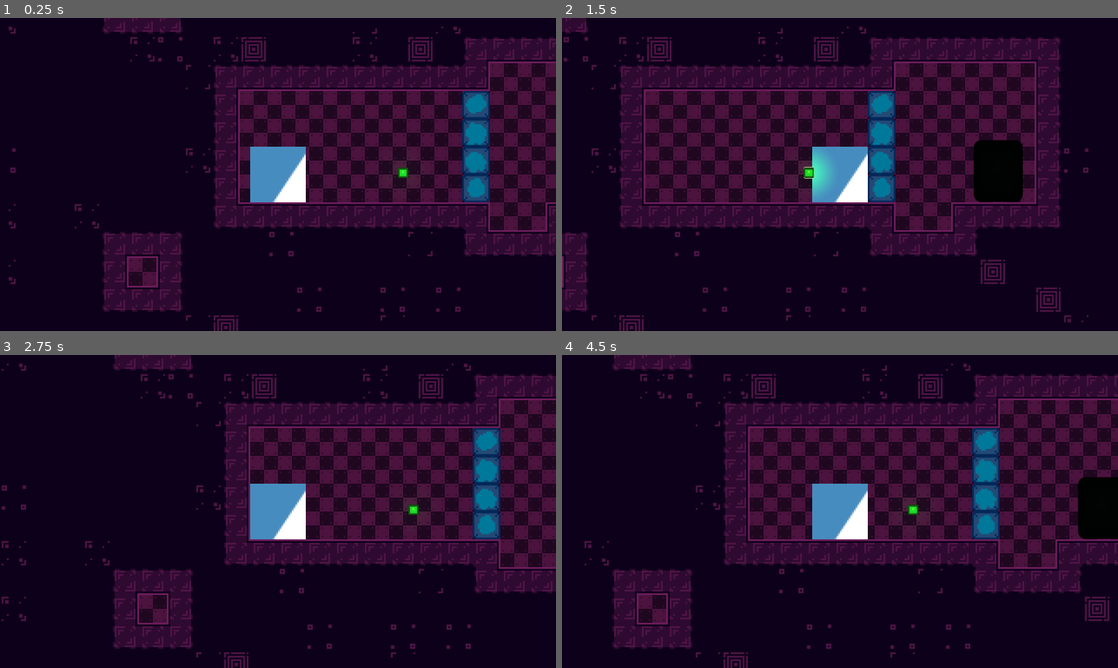
Above: before the commit, frames 1-4 (two rows, left to right).
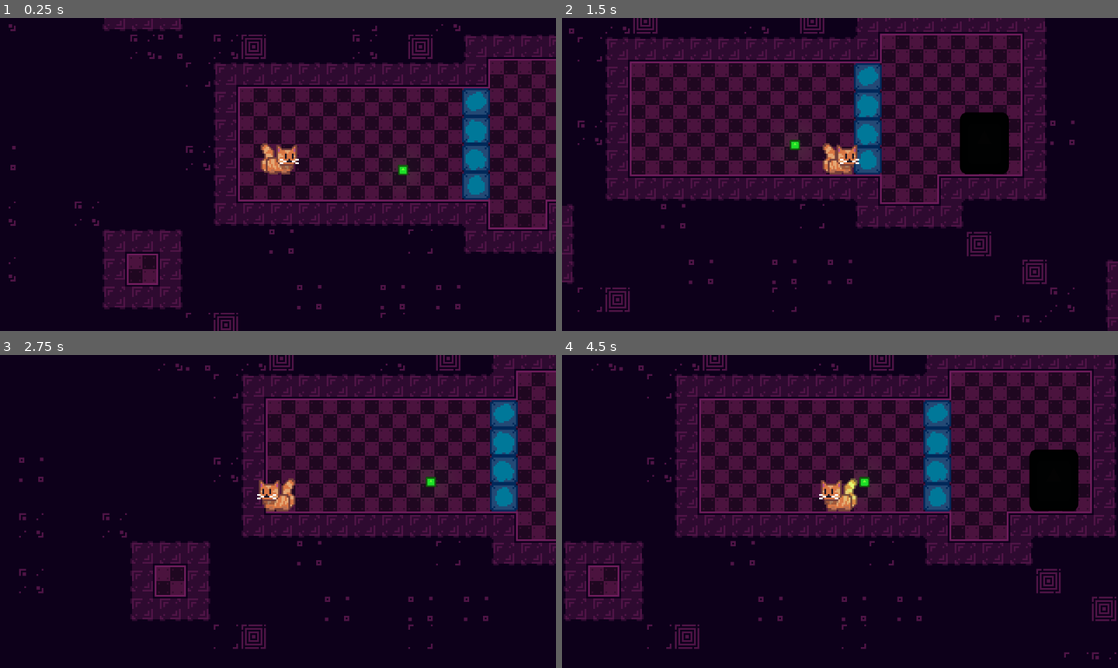
Above: after the commit, the same moments.

Repository: Renan-G-projec/Termformer
Game: Godot game, scene res://scenes/level1.tscn
The game is run twice, just before and just after one commit, with the same random seed, the same clock (stepped at 60 frames per second) and the same inputs. The engine's default icon, where the game draws it, is replaced by a stand-in: a white triangle on a blue panel in a dark square.
Inputs (mouse positions are in pixels of both pictures, inside the frame that each line leads up to):
- Up to frame 1 (0.25 s): no input
- Up to frame 2 (1.5 s): tap Enter at 0.5 s; move the mouse to (962, 158) at 0.52 s; hold Right (go_right) from 0.53 s (still down); tap E (interact) at 0.6 s; click (962, 158) at 0.67 s; tap Space (jump) at 0.77 s; move the mouse to (728, 190) at 1.27 s; tap Alt at 1.35 s
- Up to frame 3 (2.75 s): tap Space (jump) at 1.52 s; move the mouse to (333, 442) at 2.02 s; release Right (go_right) at 2.03 s; hold Left (go_left) from 2.03 s (still down); tap Shift at 2.1 s
- Up to frame 4 (4.5 s): move the mouse to (812, 574) at 2.77 s; release Left (go_left) at 2.78 s; hold Right (go_right) 2.78-4.28 s; tap E (interact) at 2.85 s; click (812, 574) at 2.92 s; tap Space (jump) at 3.02, 3.77 s; move the mouse to (1006, 558) at 3.52 s; tap Alt at 3.6 s; move the mouse to (673, 464) at 4.27 s; hold Left (go_left) from 4.28 s (still down); tap Shift at 4.35 s

The runs differ from the first frame. In frame 1, 12% of the frame differs, in the area x 1-100%, y 0-100%; in frame 2, 47%, in the area x 0-100%, y 0-100%; in frame 3, 36%; in frame 4, 42%.

Commit message:
feat: Added cat basic sprites. AMDG

Diff:
--- a/scenes/door.tscn
+++ b/scenes/door.tscn
@@ -7,6 +7,7 @@
 size = Vector2(64, 66)
 
 [node name="Door" type="Node2D" unique_id=414273485]
+position = Vector2(0, 1)
 script = ExtResource("1_uvdjg")
 
 [node name="Sprite" type="Sprite2D" parent="." unique_id=1674458429]
--- a/scenes/player.tscn
+++ b/scenes/player.tscn
@@ -1,34 +1,108 @@
 [gd_scene format=3 uid="uid://bqjpqbdcyk853"]
 
-[ext_resource type="Texture2D" uid="uid://bo7ob0wn1xe4u" path="res://icon.svg" id="1_3vyb7"]
 [ext_resource type="Script" uid="uid://b31gr042612tu" path="res://scripts/player.gd" id="1_g2els"]
+[ext_resource type="Texture2D" uid="uid://b0ywm6742incg" path="res://sprites/Cat.png" id="2_g2els"]
+
+[sub_resource type="AtlasTexture" id="AtlasTexture_qhqgy"]
+atlas = ExtResource("2_g2els")
+region = Rect2(0, 0, 24, 22)
+
+[sub_resource type="AtlasTexture" id="AtlasTexture_qlg0r"]
+atlas = ExtResource("2_g2els")
+region = Rect2(48, 0, 24, 22)
+
+[sub_resource type="AtlasTexture" id="AtlasTexture_dqkch"]
+atlas = ExtResource("2_g2els")
+region = Rect2(24, 0, 24, 22)
+
+[sub_resource type="AtlasTexture" id="AtlasTexture_tuyoq"]
+atlas = ExtResource("2_g2els")
+region = Rect2(72, 0, 24, 22)
+
+[sub_resource type="AtlasTexture" id="AtlasTexture_fjrip"]
+atlas = ExtResource("2_g2els")
+region = Rect2(96, 0, 24, 22)
+
+[sub_resource type="AtlasTexture" id="AtlasTexture_smehm"]
+atlas = ExtResource("2_g2els")
+region = Rect2(120, 0, 24, 22)
+
+[sub_resource type="AtlasTexture" id="AtlasTexture_y4r1p"]
+atlas = ExtResource("2_g2els")
+region = Rect2(192, 0, 24, 22)
+
+[sub_resource type="AtlasTexture" id="AtlasTexture_d2wvv"]
+atlas = ExtResource("2_g2els")
+region = Rect2(216, 0, 24, 22)
+
+[sub_resource type="AtlasTexture" id="AtlasTexture_ur7pv"]
+atlas = ExtResource("2_g2els")
+region = Rect2(168, 0, 24, 22)
 
 [sub_resource type="AtlasTexture" id="AtlasTexture_g2els"]
-atlas = ExtResource("1_3vyb7")
-region = Rect2(32, 32, 32, 32)
+atlas = ExtResource("2_g2els")
+region = Rect2(144, 0, 24, 22)
 
 [sub_resource type="SpriteFrames" id="SpriteFrames_ocxxs"]
 animations = [{
 "frames": [{
 "duration": 1.0,
+"texture": SubResource("AtlasTexture_qhqgy")
+}, {
+"duration": 1.0,
+"texture": SubResource("AtlasTexture_qlg0r")
+}, {
+"duration": 1.0,
+"texture": SubResource("AtlasTexture_dqkch")
+}, {
+"duration": 1.0,
+"texture": SubResource("AtlasTexture_tuyoq")
+}, {
+"duration": 1.0,
+"texture": SubResource("AtlasTexture_fjrip")
+}, {
+"duration": 1.0,
+"texture": SubResource("AtlasTexture_smehm")
+}],
+"loop": 1,
+"name": &"idle",
+"speed": 7.0
+}, {
+"frames": [{
+"duration": 1.0,
+"texture": SubResource("AtlasTexture_y4r1p")
+}, {
+"duration": 1.0,
+"texture": SubResource("AtlasTexture_d2wvv")
+}, {
+"duration": 1.0,
+"texture": SubResource("AtlasTexture_ur7pv")
+}, {
+"duration": 1.0,
 "texture": SubResource("AtlasTexture_g2els")
 }],
 "loop": 1,
-"name": &"default",
-"speed": 5.0
+"name": &"run",
+"speed": 7.0
 }]
 
 [sub_resource type="RectangleShape2D" id="RectangleShape2D_ocxxs"]
-size = Vector2(32, 32)
+size = Vector2(14, 9)
 
 [node name="Player" type="CharacterBody2D" unique_id=1535334802]
 collision_mask = 3
 script = ExtResource("1_g2els")
 
-[node name="AnimatedSprite2D" type="AnimatedSprite2D" parent="." unique_id=316121606]
+[node name="Sprite" type="AnimatedSprite2D" parent="." unique_id=316121606]
+unique_name_in_owner = true
+position = Vector2(0, -10)
 sprite_frames = SubResource("SpriteFrames_ocxxs")
+animation = &"run"
+autoplay = "idle"
 
 [node name="CollisionShape2D" type="CollisionShape2D" parent="." unique_id=360583286]
+visible = false
+position = Vector2(1, -4.5)
 shape = SubResource("RectangleShape2D_ocxxs")
 
 [node name="Camera2D" type="Camera2D" parent="." unique_id=1173940441]
--- a/scripts/player.gd
+++ b/scripts/player.gd
@@ -1,7 +1,7 @@
 # Ad Maiorem Dei Gloriam!
 extends CharacterBody2D
 
-const SPEED = 300.0
+const SPEED = 200.0
 const JUMP_VELOCITY = -400.0
 
 
@@ -24,6 +24,9 @@
 func _update_horizontal_velocity_by_input() -> void:
 	var direction := Input.get_axis("go_left", "go_right")
 	if direction:
+		%Sprite.flip_h = direction < 0
+		%Sprite.play("run")
 		velocity.x = direction * SPEED
 	else:
+		%Sprite.play("idle")
 		velocity.x = move_toward(velocity.x, 0, SPEED)
Binary file added: sprites/Cat.png
Not shown, added: sprites/Cat.png.import
